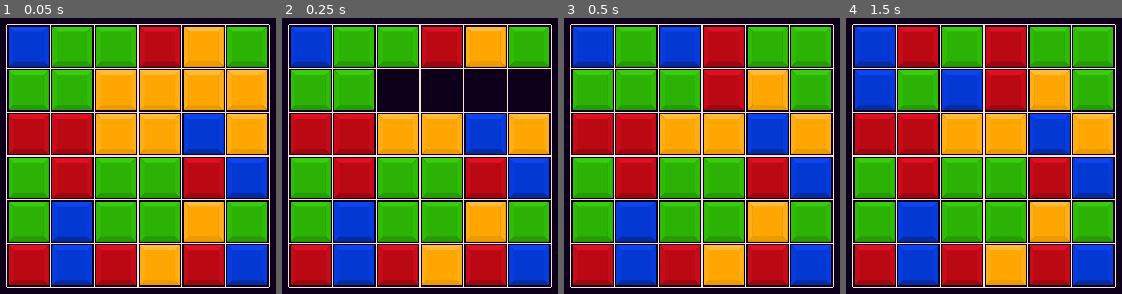
Above: before the commit, frames 1-4 (left to right).
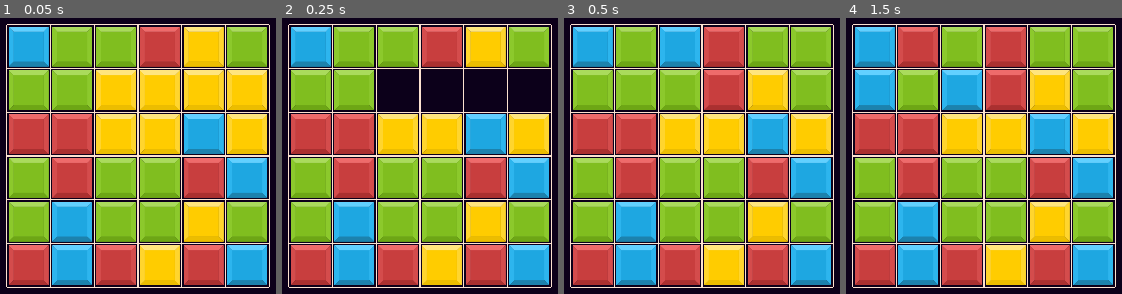
Above: after the commit, the same moments.

Repository: bonsaipropaganda/match-3-with-a-twist
Game: Godot game, scene res://Content/world.tscn
Same seed, same stepped clock (60 frames per second), same inputs: the game is played once before the commit and once after it. The engine's default icon, where the game draws it, is replaced by a stand-in: a white triangle on a blue panel in a dark square.
Inputs (mouse positions are in pixels of both pictures, inside the frame that each line leads up to):
- Up to frame 1 (0.05 s): no input
- Up to frame 2 (0.25 s): no input
- Up to frame 3 (0.5 s): no input
- Up to frame 4 (1.5 s): move the mouse to (873, 45) at 0.52 s; click (873, 45) at 0.6 s; tap Enter at 1.25 s; move the mouse to (917, 89) at 1.27 s; click (917, 89) at 1.35 s

The runs differ from the first frame. In frame 1, 76% of the frame differs, in the area x 3-97%, y 3-97%; in frame 2, 67%; in frame 3, 76%; in frame 4, 76%.

Commit message:
Removed color modulation coe

Diff:
--- a/Content/Tile/tile.gd
+++ b/Content/Tile/tile.gd
@@ -23,15 +23,6 @@
 	preload("res://art/pieces/unselected_yellow.png"),
 ]
 
-# These are to distinguish tiles before we have sprites
-# Delete this after we add sprites
-const tile_colors = [
-	Color("ef2655"),
-	Color("2655ef"),
-	Color("55ef26"),
-	Color("ffd175"),
-]
-
 func initialise(_tile_width : float, margin_width):
 	tile_width = _tile_width - margin_width * 2
 	scale *= tile_width / SPRITE_WIDTH
@@ -40,7 +31,6 @@
 
 	tile_type = randi() % TileType.size()
 	$Sprite2D.texture = tile_images[tile_type]
-	$Sprite2D.modulate = tile_colors[tile_type]
 
 var clicked = false
 func _on_input_event(viewport, event, shape_idx):
Not shown, added: export_presets.cfg
Not shown, added: Export/Match3.console.exe
Not shown, added: Export/Match3.console.zip
Not shown, added: Export/Match3.exe
